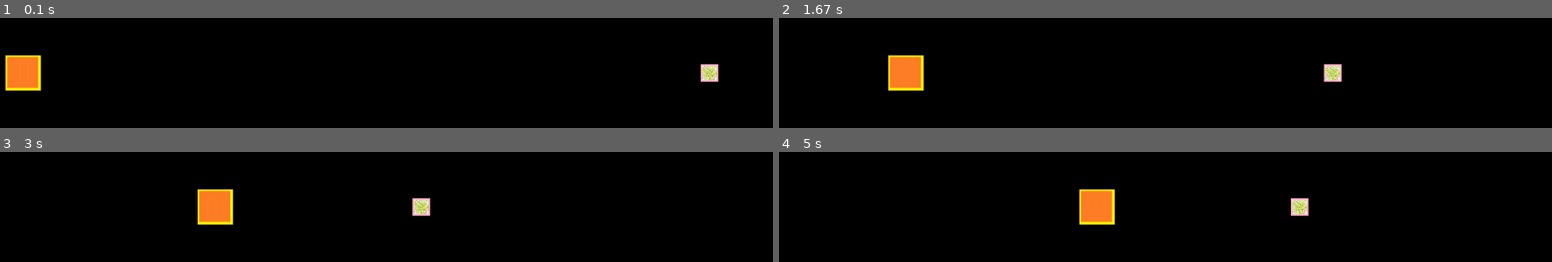
Above: before the commit, frames 1-4 (two rows, left to right).
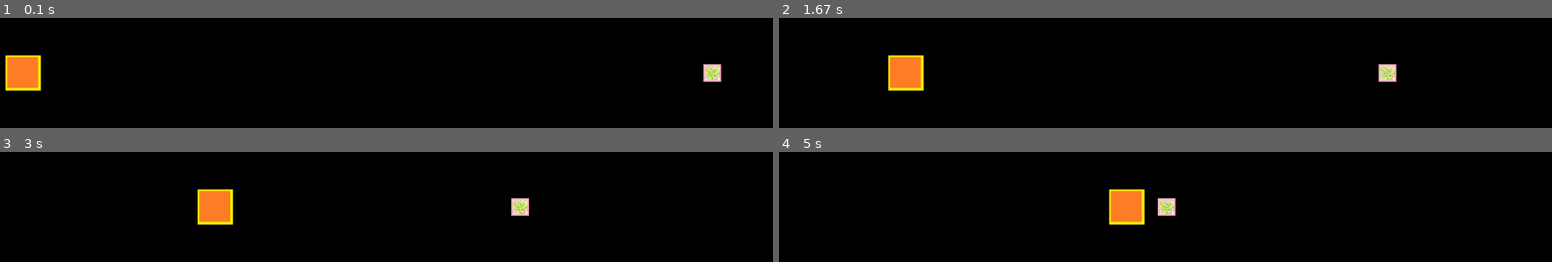
Above: after the commit, the same moments.

Repository: Kamikadzek14/SecretProject
Game: pygame game, started from horizontal_bouncing_simulation.py
Same seed, same stepped clock (60 frames per second), same inputs: the game is played once before the commit and once after it.
Inputs:
- Up to frame 1 (0.1 s): no input
- Up to frame 2 (1.67 s): no input
- Up to frame 3 (3 s): no input
- Up to frame 4 (5 s): no input

The runs differ from the first frame. In frame 1, 0.4% of the frame differs, in the area x 90-94%, y 41-59%; in frame 2, 0.8%; in frame 3, 0.8%; in frame 4, 3.6%, in the area x 38-69%, y 33-67%.

Commit message:
Tydzień drugi

Diff:
--- /dev/null
+++ b/Klasa.py
@@ -0,0 +1,86 @@
+import sys
+import os
+import time
+
+import numpy
+import matplotlib
+import pygame
+
+
+class Color:
+    # -----------------------------
+    # FOR CONTRAST
+    white = (255, 255, 255)
+    black = (0, 0, 0)
+    # -----------------------------
+    # RGB COLORS
+    red = (255, 0, 0)
+    green = (0, 255, 0)
+    blue = (0, 0, 255)
+    # -----------------------------
+    # OTHER
+    yellow = (255, 255, 0)
+    light_blue = (0, 255, 255)
+
+
+class Object:
+    # PHYSICAL PROPERTIES
+    mass = 0
+    radius = 0
+    width = radius
+
+
+    distance = 0
+    # GRAPHICAL PROPERTIES
+    pos_x = 0
+    pos_y = 0
+    position = (pos_x, pos_y)
+    chosen_color = Color.white
+
+
+def show_object(display, color, x_y, radius, width):
+    pygame.draw.circle(display, color, x_y, radius, width)
+
+
+pygame.init()
+size = width, height = 600, 600
+screen = pygame.display.set_mode(size)
+screen.fill((0, 0, 0))
+# pygame.draw.circle(screen, (225, 225, 225), (50, 50), 15, 15)
+
+# TESTOWANIE KLAS
+object1 = Object()
+object2 = Object()
+
+object1.radius = 15
+object2.radius = 30
+object1.width = object1.radius
+object2.width = object2.radius
+object1.pos_x = 50
+object1.pos_y = 50
+object2.pos_x = 400
+object2.pos_y = 400
+
+object1.position = (object1.pos_x, object1.pos_y)
+object2.position = (object2.pos_x, object2.pos_y)
+
+
+
+
+# object1.chosen_color to Color.white (z definicji klasy)
+object2.chosen_color = Color.light_blue
+
+object3 = Object()
+object3.pos_x = object1.pos_x
+object3.chosen_color = Color.yellow
+object3.radius = object1.radius
+object3.width = object1.width
+object3.position = (10*object3.pos_x, 2*object1.pos_y)
+# WYŚWIETLENIE KLAS
+
+show_object(screen, object1.chosen_color, object1.position, object1.radius, object1.width)
+show_object(screen, object2.chosen_color, object2.position, object2.radius, object2.width)
+show_object(screen, object3.chosen_color, object3.position, object3.radius, object3.width)
+clock = pygame.time.Clock()
+pygame.display.flip()
+time.sleep(5)
--- a/funkcje.py
+++ b/funkcje.py
@@ -13,3 +13,16 @@
 
 
 def conservation_of_energy(kinetic_1, potential_1, kinetic_2, potential_2):
+    return 0
+
+
+class Przyklad:
+    oreo = "oreo"
+    oreo_ile = 4
+
+
+obiekt = Przyklad()
+print(obiekt.oreo)
+print(obiekt.oreo_ile)
+obiekt.oreo = 10
+print(obiekt.oreo)
--- a/horizontal_bouncing_simulation.py
+++ b/horizontal_bouncing_simulation.py
@@ -10,7 +10,7 @@
 
 speed = [2, 0]
 #list(np.float_(speed))   - will not work because the move function does not support float  :(
-speed2 = [-3,0]
+speed2 = [-2,0]
 
 black = 0, 0, 0
 
@@ -40,7 +40,7 @@
 # m1 = massBigBall
 # m2 = massSmallBall
 
-m1 = 7000000000
+m1 = 1000
 m2 = 1000
 
 
